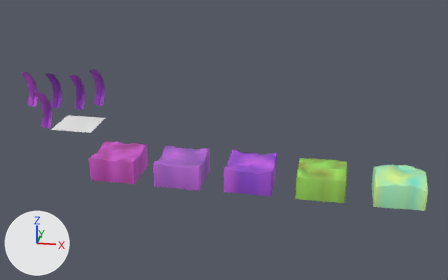
The Blender file assets/objects.blend: old version first, new version second.
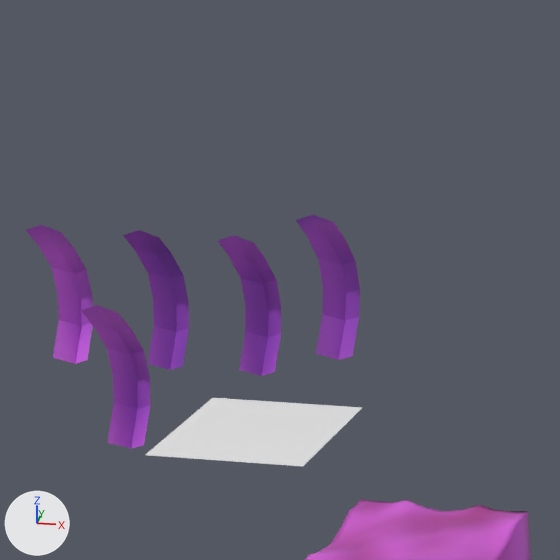
Old and new are each drawn whole from a 50 mm camera at (6.09, -26.51, 10.97) aimed at (1.26, 0.0, -0.34) and again close up on the part from 3% to 35% of the width and 5% to 56% of the height. Lighting does not change. The marker at lower left points along +X, +Y and +Z.

Before the edit, the objects in view are built like this:
```python
me_plane_005 = bpy.data.meshes.new('Plane.005')
me_plane_005.from_pydata(...)  # 18 vertices, 10 faces; spans x -0.26..0.38, y -0.48..0.16, z 0.0..2.15
me_plane_005.materials.append(mat_grassnone)
me_plane_019 = bpy.data.meshes.new('Plane.019')
me_plane_019.from_pydata(...)  # 18 vertices, 10 faces; spans x -0.26..0.38, y -0.48..0.16, z 0.0..2.15
me_plane_019.materials.append(mat_grassfirst)
me_plane_020 = bpy.data.meshes.new('Plane.020')
me_plane_020.from_pydata(...)  # 18 vertices, 10 faces; spans x -0.26..0.38, y -0.48..0.16, z 0.0..2.15
me_plane_020.materials.append(mat_grasssecond)
me_plane_021 = bpy.data.meshes.new('Plane.021')
me_plane_021.from_pydata(...)  # 18 vertices, 10 faces; spans x -0.26..0.38, y -0.48..0.16, z 0.0..2.15
me_plane_021.materials.append(mat_grassthird)
ob_leaf0 = bpy.data.objects.new('Leaf0', me_plane_005)
ob_leaf0.location = (-5.96, 2.89, -0.11)
ob_leaf1 = bpy.data.objects.new('Leaf1', me_plane_019)
ob_leaf1.location = (-7.34, 3.47, -0.63)
ob_leaf2 = bpy.data.objects.new('Leaf2', me_plane_020)
ob_leaf2.location = (-8.67, 3.47, -0.63)
ob_leaf3 = bpy.data.objects.new('Leaf3', me_plane_021)
ob_leaf3.location = (-10.08, 3.47, -0.63)
# also in view: 'Ground0' at (-2.87, -2.9, -0.47); 'Grass' at (-5.9, -0.05, 0.0); 'Leaf4' at (-8.38, 1.46, 0.0)
```
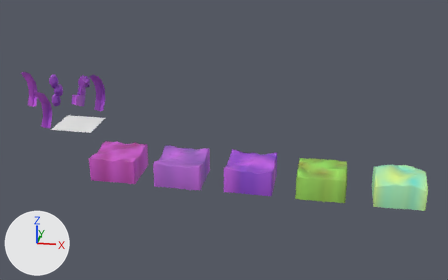
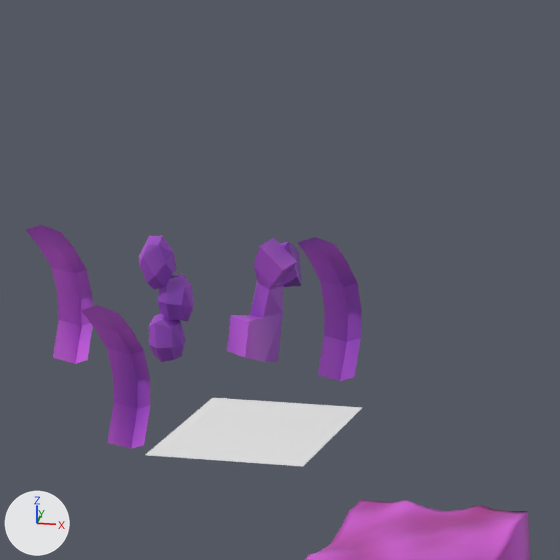
Commit message: grass を構成する leaf の種類を追加

Pixel boxes [x1, y1, x2, y2] of what changed, in the close-ups (560 x 560 px; the box of a moved part takes in the faces that stretch with it):
'Leaf1', reshaped, rescaled, modifiers changed (15% wider, 11% shorter): before [217, 235, 281, 376]; after [227, 238, 301, 363]
'Leaf0', moved: before [296, 215, 360, 360]; after [298, 237, 362, 381]
'Leaf2', reshaped, moved (16% narrower, 10% shorter): before [123, 230, 189, 370]; after [139, 236, 194, 362]
part 1 of me_plane_019, moved or reshaped (not visible afterwards): before [217, 235, 281, 376]

What the commit changed:
me_plane_019 is used by ob_leaf1; location (-7.34, 3.47, -0.63).
me_plane_019 had 18 vertices, 10 faces and spanned x -0.26..0.38, y -0.48..0.16, z 0.0..2.15.
me_plane_019 now has 8 vertices, 0 faces, 7 loose edges and spans x -0.22..0.48, y -0.32..0.74, z 0.02..1.76.
Part 1, on me_plane_019:
17 vertices are removed from x -0.26..0.38, y -0.48..0.16, z 0.0..2.15.
10 faces are deleted.
7 vertices are added at x -0.22..0.48, y -0.32..0.74, z 0.02..1.76.
7 loose edges are added.
me_plane_020 is used by ob_leaf2; location (-8.67, 3.47, -0.63).
me_plane_020 had 18 vertices, 10 faces and spanned x -0.26..0.38, y -0.48..0.16, z 0.0..2.15.
me_plane_020 now has 69 vertices, 87 faces and spans x -0.28..0.39, y -0.24..0.32, z -0.16..1.72.
me_plane_020 part 2: the whole mesh is rebuilt.
Object 'Leaf0' (ob_leaf0) moves from (-5.96, 2.89, -0.11) to (-5.96, 2.89, -0.41).
Object 'Leaf1' (ob_leaf1) is rescaled from (1.0, 1.0, 1.0) to (0.817, 0.817, 1.0).
Object 'Leaf1' (ob_leaf1) gains a SKIN modifier named 'Skin'.
Modifier setting: branch_smoothing = 1.0.
Object 'Leaf2' (ob_leaf2) moves from (-8.67, 3.47, -0.63) to (-8.67, 3.47, -0.44).
